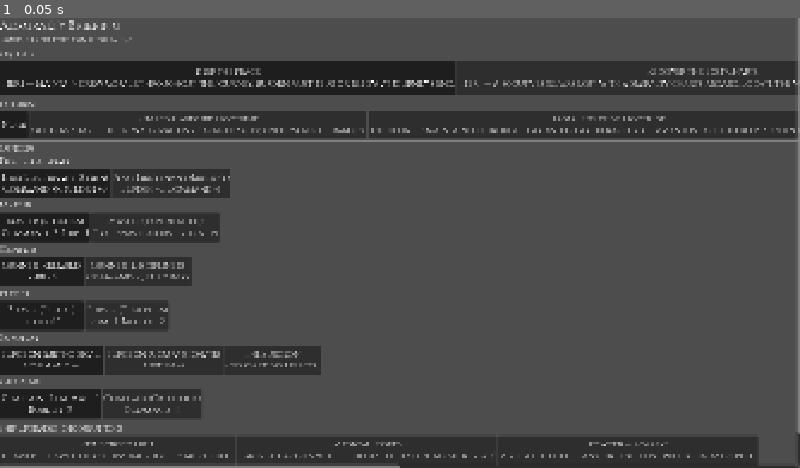
Above: before the commit, frame 1.
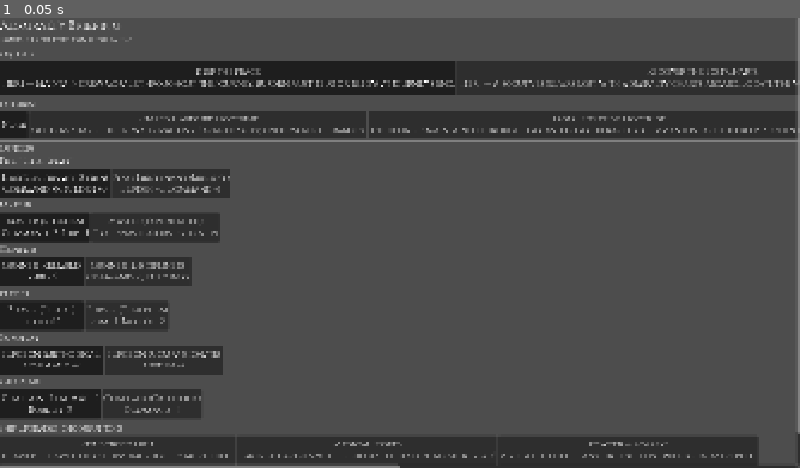
Above: after the commit, the same moment.

Repository: mcgrj/deadreckoning
Game: Godot game, scene res://src/ui/PreparationScene.tscn
Two runs of this game, one before a commit and one after it. Both use one fixed random seed, a clock stepped at 60 frames per second and the inputs below.
Inputs:
- Up to frame 1 (0.05 s): no input

The runs differ from the first frame. In frame 1, 0.7% of the frame differs, in the area x 28-41%, y 72-80%.

Commit message:
fix(stage-6a): pre-merge corrections from final code review
- TravelSimulator._check_run_end: fix return inversion on already-ended guard
  (was returning false, causing tick to continue past a run end)
- RunScene._ready: clear pending_run_config immediately after reading it
  to prevent state leak if scene is entered without going through PreparationScene
- ProgressionState.create_default: add survey_abandoned_settlement to
  unlocked_content_ids (objective was added after this file was written)
- surgeon.tres: change role to legacy_surgeon to avoid colliding with
  surgeon_methodical/surgeon_compassionate in the officer selection UI
- Add standing order .tres files referenced by doctrines and mutiny check:
  suppress_dissent, share_officer_comforts, rotate_sick_off_duty

All 378 tests pass.

Co-Authored-By: Claude Sonnet 4.6 <noreply@anthropic.com>

Diff:
--- a/game/content/officers/surgeon.tres
+++ b/game/content/officers/surgeon.tres
@@ -4,7 +4,7 @@
 
 [resource]
 script = ExtResource("1_p1wp8")
-role = "surgeon"
+role = "legacy_surgeon"
 competence = 3
 loyalty = 4
 worldview = "humanitarian"
--- /dev/null
+++ b/game/content/standing_orders/rotate_sick_off_duty.tres
@@ -0,0 +1,20 @@
+[gd_resource type="Resource" script_class="StandingOrderDef" format=3]
+
+[ext_resource type="Script" path="res://src/content/resources/StandingOrderDef.gd" id="1_rsod"]
+[ext_resource type="Script" path="res://src/content/resources/EffectDef.gd" id="2_eff"]
+
+[sub_resource type="Resource" id="Resource_brd"]
+script = ExtResource("2_eff")
+type = "burden_change"
+delta = -1
+
+[resource]
+script = ExtResource("1_rsod")
+command_cost = 1
+forecast_text = "The sick are pulled from duty when possible. Recovery comes slower, but morale holds."
+tick_effects = Array[EffectDef]([SubResource("Resource_brd")])
+incident_interactions = Array[String]([])
+id = "rotate_sick_off_duty"
+display_name = "Rotate Sick Off Duty"
+category = "welfare"
+tags = Array[String](["egalitarian", "burden_relief"])
--- /dev/null
+++ b/game/content/standing_orders/share_officer_comforts.tres
@@ -0,0 +1,20 @@
+[gd_resource type="Resource" script_class="StandingOrderDef" format=3]
+
+[ext_resource type="Script" path="res://src/content/resources/StandingOrderDef.gd" id="1_soc"]
+[ext_resource type="Script" path="res://src/content/resources/EffectDef.gd" id="2_eff"]
+
+[sub_resource type="Resource" id="Resource_cmd"]
+script = ExtResource("2_eff")
+type = "command_change"
+delta = -1
+
+[resource]
+script = ExtResource("1_soc")
+command_cost = 1
+forecast_text = "Officers eat and sleep as the crew does. Trust grows; hierarchy softens."
+tick_effects = Array[EffectDef]([SubResource("Resource_cmd")])
+incident_interactions = Array[String]([])
+id = "share_officer_comforts"
+display_name = "Share Officer Comforts"
+category = "morale"
+tags = Array[String](["egalitarian", "command_risk"])
--- /dev/null
+++ b/game/content/standing_orders/suppress_dissent.tres
@@ -0,0 +1,20 @@
+[gd_resource type="Resource" script_class="StandingOrderDef" format=3]
+
+[ext_resource type="Script" path="res://src/content/resources/StandingOrderDef.gd" id="1_sd"]
+[ext_resource type="Script" path="res://src/content/resources/EffectDef.gd" id="2_eff"]
+
+[sub_resource type="Resource" id="Resource_brd"]
+script = ExtResource("2_eff")
+type = "burden_change"
+delta = 2
+
+[resource]
+script = ExtResource("1_sd")
+command_cost = 2
+forecast_text = "Dissenters are watched and silenced before grievances spread. Mutiny risk falls; Burden rises."
+tick_effects = Array[EffectDef]([SubResource("Resource_brd")])
+incident_interactions = Array[String]([])
+id = "suppress_dissent"
+display_name = "Suppress Dissent"
+category = "discipline"
+tags = Array[String](["control", "mutiny_prevention", "burden_risk"])
--- a/game/src/expedition/TravelSimulator.gd
+++ b/game/src/expedition/TravelSimulator.gd
@@ -10,9 +10,9 @@
 ## Check mutiny and breakdown conditions. Sets state.run_end_reason and returns
 ## true if the run has ended. Called at the top of process_tick.
 static func _check_run_end(state: ExpeditionState, log: SimulationLog) -> bool:
-	# Already ended — don't overwrite the reason.
+	# Run already ended — signal caller to bail without overwriting the reason.
 	if state.run_end_reason != "":
-		return false
+		return true
 
 	# Breakdown: burden at maximum — crew is ungovernable.
 	if state.burden >= GameConstants.BREAKDOWN_BURDEN_THRESHOLD:
--- a/game/src/resources/ProgressionState.gd
+++ b/game/src/resources/ProgressionState.gd
@@ -38,6 +38,6 @@
 		# Objectives
 		"survey_strange_shore", "recover_lost_charts",
 		"survey_northern_passage", "condition_return_intact",
-		"condition_low_burden",
+		"condition_low_burden", "survey_abandoned_settlement",
 	]
 	return p
--- a/game/src/ui/RunScene.gd
+++ b/game/src/ui/RunScene.gd
@@ -23,6 +23,7 @@
 
 func _ready() -> void:
 	var config := SaveManager.pending_run_config
+	SaveManager.pending_run_config = {}
 	_state = ExpeditionState.create_from_config(config)
 	_log = SimulationLog.new()
 	_route = RouteMap.generate_default()
